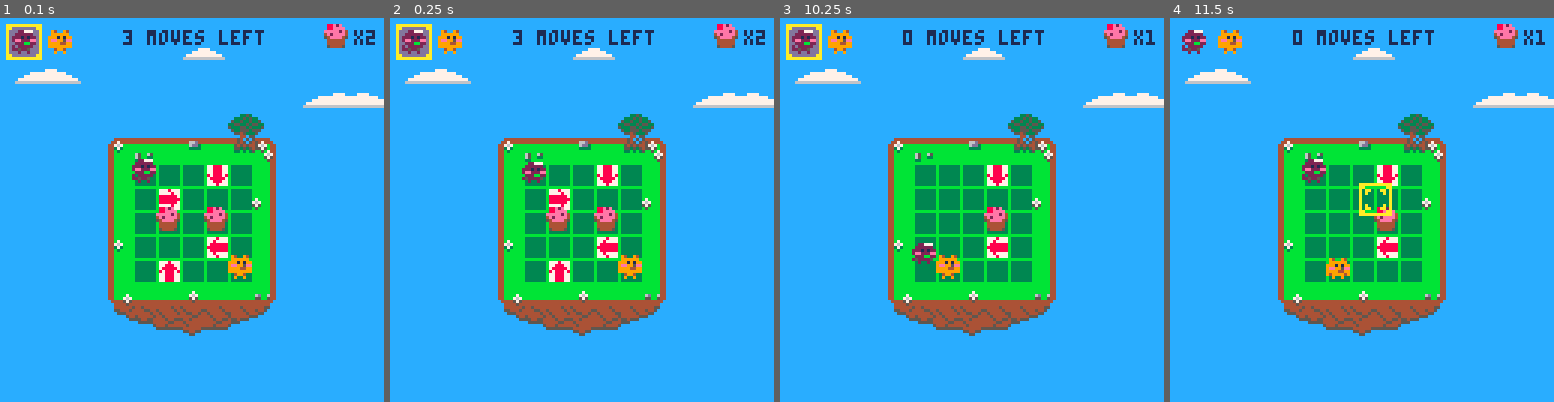
Above: before the commit, frames 1-4 (left to right).
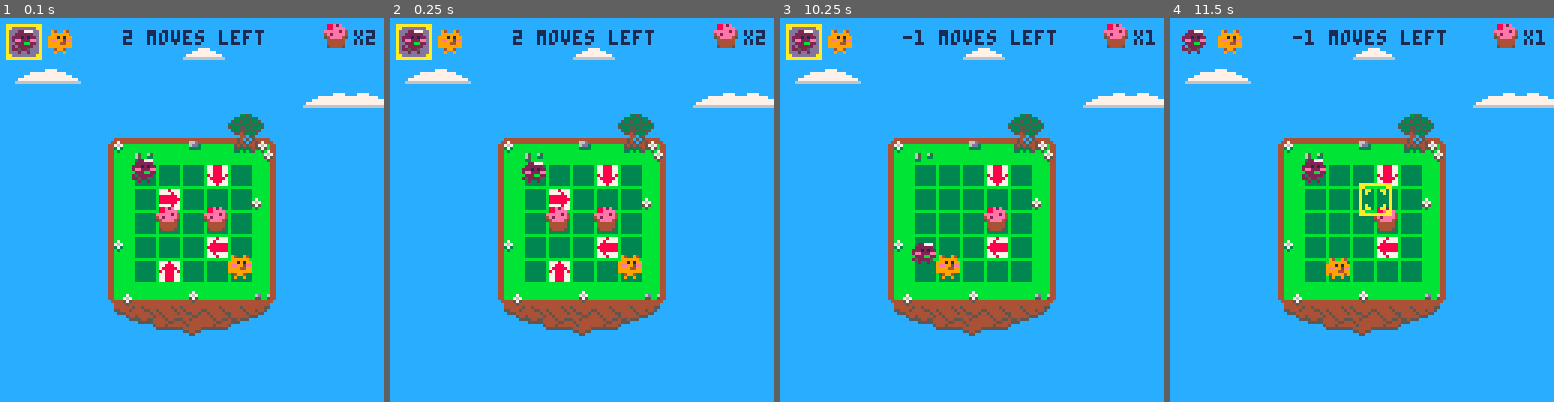
Above: after the commit, the same moments.

Repository: accidentalrebel/pico8-pop-puff
Game: PICO-8 cartridge pop-puff.p8
Same seed, same stepped clock (60 frames per second), same inputs: the game is played once before the commit and once after it.
Inputs:
- Up to frame 1 (0.1 s): no input
- Up to frame 2 (0.25 s): no input
- Up to frame 3 (10.25 s): tap O (Z key) at 0.33, 0.7, 1.43, 2.22, 3.1, 3.98, 4.87, 5.75, 6.63, 7.52, 8.4, 9.28, 10.17 s; tap X (X key) at 1.07, 2.07, 2.4, 2.73, 3.07, 3.4, 3.73, 4.07, 4.4, 4.73, 5.07, 5.4, 5.73, 6.07, 6.4, 6.73, 7.07, 7.4, 7.73, 8.07, 8.4, 8.73, 9.07, 9.4, 9.73, 10.07 s; hold Left 1.97-2.37 s; hold Down 2.42-2.82 s; hold Right 2.87-3.53 s; hold Up 3.58-4.08 s; hold Right 4.13-4.53 s; hold Down 4.58-5.08 s; hold Left 5.13-5.8 s; hold Up 5.85-6.18 s; hold Left 6.23-6.63 s; hold Down 6.68-7.08 s; hold Right 7.13-7.8 s; hold Up 7.85-8.35 s; hold Right 8.4-8.8 s; hold Down 8.85-9.35 s; hold Left 9.4-10.07 s; hold Up from 10.12 s (still down)
- Up to frame 4 (11.5 s): tap X (X key) every 0.33 s from 10.4 to 11.4 s; release Up at 10.45 s; hold Left 10.5-10.9 s; hold Down 10.95-11.35 s; tap O (Z key) at 11.05 s; hold Right from 11.4 s (still down)

The runs differ from the first frame. In frame 1, less than 0.1% of the frame differs, in the area x 32-35%, y 4-7%; in frame 2, less than 0.1%; in frame 3, 0.5%, in the area x 32-72%, y 3-8%; in frame 4, 0.5%.

Commit message:
Now adds the moves left at the end of the string

Diff:
--- a/pop-puff.p8
+++ b/pop-puff.p8
@@ -70,7 +70,9 @@
 function _init()
    setup_board()
 
-   local map_string = "DRHRGTBQBTIRFRC"
+   local map_string = "DRHRGTBQBTIRFRC2"
+   moves_left = sub(map_string, #map_string, #map_string)
+   map_string = sub(map_string, 1, #map_string - 1)
    map_string = decompress_map_string(map_string)
    setup_map(map_string)
 
@@ -95,7 +97,6 @@
 
    for i=2,#map_string,2 do
       c = sub(map_string,i,i)
-      log(col..","..row)
       if c == "P" then
 	 make_player(_pop,col,row)
       elseif c == "F" then
